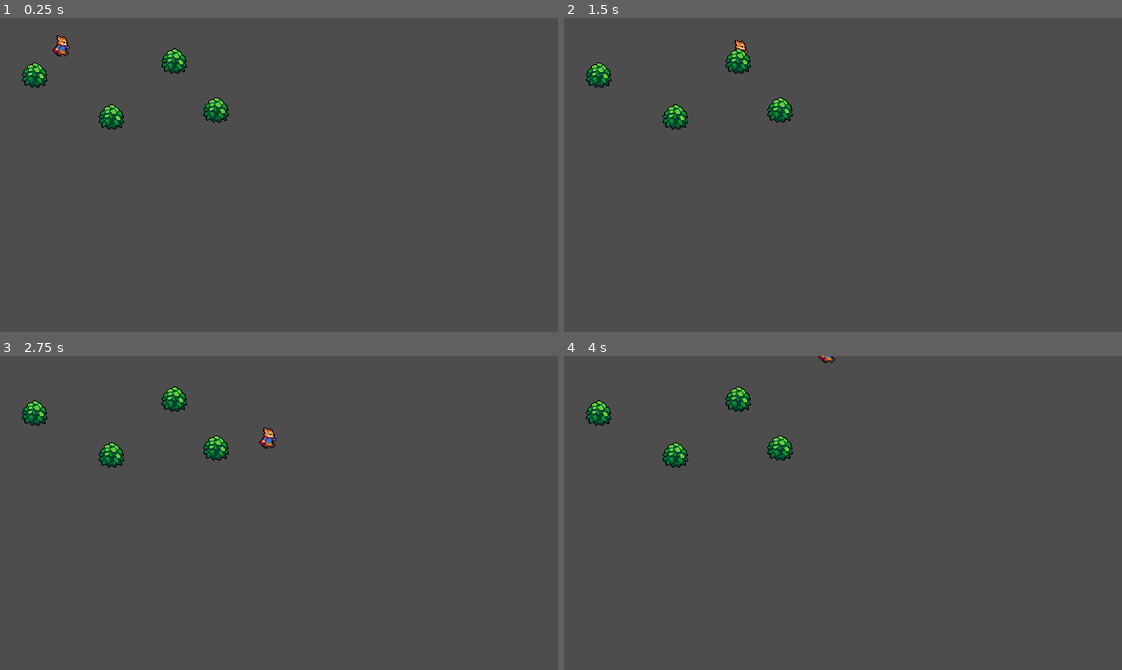
Above: before the commit, frames 1-4 (two rows, left to right).
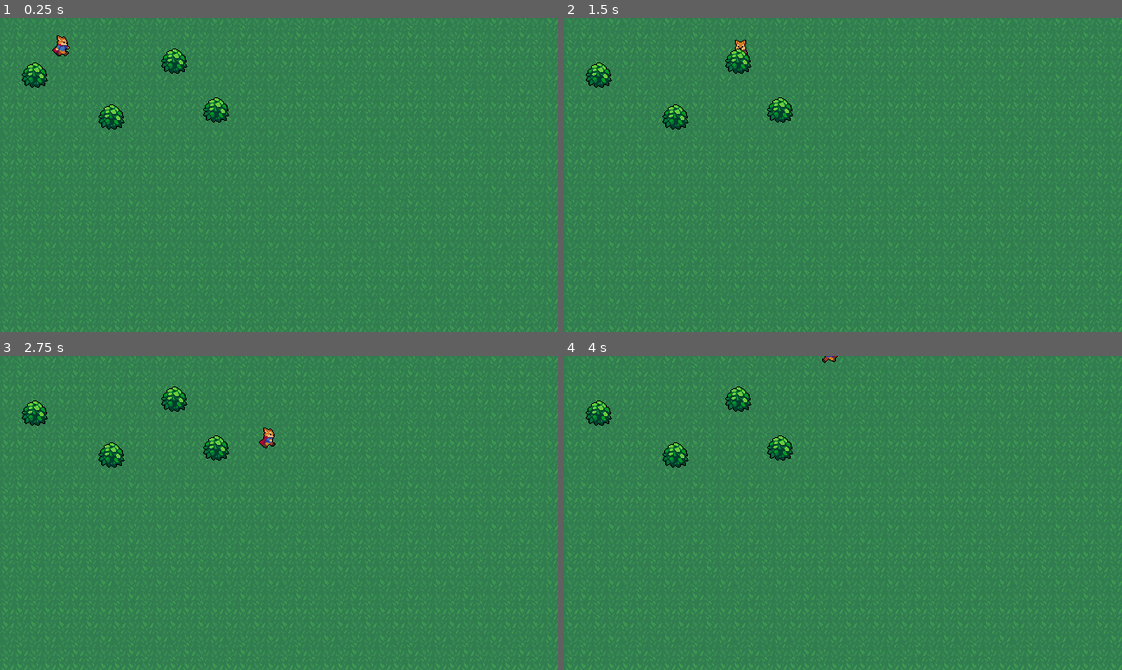
Above: after the commit, the same moments.

Repository: SuunY233/my_first_game
Game: Godot game, scene res://world.tscn
Same seed, same stepped clock (60 frames per second), same inputs: the game is played once before the commit and once after it.
Inputs:
- Up to frame 1 (0.25 s): no input
- Up to frame 2 (1.5 s): tap Enter at 0.5 s; hold Right (ui_right) 0.53-1.28 s; hold Down (ui_down) from 1.28 s (still down)
- Up to frame 3 (2.75 s): release Down (ui_down) at 2.03 s; hold Right (ui_right) from 2.03 s (still down)
- Up to frame 4 (4 s): release Right (ui_right) at 2.78 s; hold Up (ui_up) 2.78-3.53 s; hold Left (ui_left) from 3.53 s (still down)

The runs differ from the first frame. In frame 1, 99% of the frame differs, in the area x 0-100%, y 0-100%; in frame 2, 99%; in frame 3, 99%; in frame 4, 99%.

Commit message:
add animationTree

Diff:
--- a/Player/player.gd
+++ b/Player/player.gd
@@ -4,20 +4,22 @@
 const ACCELERATION = 600.0
 const FRICTION = 1000.0
 
-@onready var animationPlayer = $AnimationPlayer
 @onready var animationTree = $AnimationTree
+@onready var animationState = animationTree.get("parameters/playback")
 
 func _physics_process(delta: float) -> void:
 	var input_dir = Input.get_vector("ui_left", "ui_right", "ui_up", "ui_down")
 	if input_dir != Vector2.ZERO:
-		animationTree.set("parameters/Idel/blend_position", input_dir)
 		animationTree.set("parameters/Run/blend_position", input_dir)
+		animationState.travel("Run")
 		var target_velocity = input_dir * MAX_SPEED
 		velocity = velocity.move_toward(target_velocity, ACCELERATION * delta)
 	else:
+		animationTree.set("parameters/Idle/blend_position", input_dir)
+		animationState.travel("Idle")
 		velocity = velocity.move_toward(Vector2.ZERO, FRICTION * delta)
 	velocity = velocity.limit_length(MAX_SPEED)
 	move_and_slide()
 
 func _process(_delta):
-	global_position = global_position.snapped(Vector2(1, 1))
+	global_position = global_position.snapped(Vector2.ONE)
--- a/Player/player.tscn
+++ b/Player/player.tscn
@@ -7,6 +7,57 @@
 radius = 4.0
 height = 10.0
 
+[sub_resource type="Animation" id="Animation_btcbx"]
+length = 0.001
+tracks/0/type = "value"
+tracks/0/imported = false
+tracks/0/enabled = true
+tracks/0/path = NodePath("Sprite2D:frame")
+tracks/0/interp = 1
+tracks/0/loop_wrap = true
+tracks/0/keys = {
+"times": PackedFloat32Array(0),
+"transitions": PackedFloat32Array(1),
+"update": 1,
+"values": [1]
+}
+
+[sub_resource type="Animation" id="Animation_fhl08"]
+resource_name = "RunDown"
+length = 0.6
+loop_mode = 1
+step = 0.1
+tracks/0/type = "value"
+tracks/0/imported = false
+tracks/0/enabled = true
+tracks/0/path = NodePath("Sprite2D:frame")
+tracks/0/interp = 1
+tracks/0/loop_wrap = true
+tracks/0/keys = {
+"times": PackedFloat32Array(0, 0.1, 0.2, 0.3, 0.4, 0.5),
+"transitions": PackedFloat32Array(1, 1, 1, 1, 1, 1),
+"update": 1,
+"values": [19, 20, 21, 22, 23, 18]
+}
+
+[sub_resource type="Animation" id="Animation_k53q1"]
+resource_name = "RunLeft"
+length = 0.6
+loop_mode = 1
+step = 0.1
+tracks/0/type = "value"
+tracks/0/imported = false
+tracks/0/enabled = true
+tracks/0/path = NodePath("Sprite2D:frame")
+tracks/0/interp = 1
+tracks/0/loop_wrap = true
+tracks/0/keys = {
+"times": PackedFloat32Array(0, 0.1, 0.2, 0.3, 0.4, 0.5),
+"transitions": PackedFloat32Array(1, 1, 1, 1, 1, 1),
+"update": 1,
+"values": [13, 14, 15, 16, 17, 12]
+}
+
 [sub_resource type="Animation" id="Animation_4ntmi"]
 resource_name = "RunRight"
 length = 0.6
@@ -25,21 +76,6 @@
 "values": [1, 2, 3, 4, 5, 0]
 }
 
-[sub_resource type="Animation" id="Animation_btcbx"]
-length = 0.001
-tracks/0/type = "value"
-tracks/0/imported = false
-tracks/0/enabled = true
-tracks/0/path = NodePath("Sprite2D:frame")
-tracks/0/interp = 1
-tracks/0/loop_wrap = true
-tracks/0/keys = {
-"times": PackedFloat32Array(0),
-"transitions": PackedFloat32Array(1),
-"update": 1,
-"values": [1]
-}
-
 [sub_resource type="Animation" id="Animation_gwnis"]
 resource_name = "RunUp"
 length = 0.6
@@ -58,44 +94,44 @@
 "values": [7, 8, 9, 10, 11, 6]
 }
 
-[sub_resource type="Animation" id="Animation_k53q1"]
-resource_name = "RunLeft"
-length = 0.6
-loop_mode = 1
-step = 0.1
-tracks/0/type = "value"
-tracks/0/imported = false
-tracks/0/enabled = true
-tracks/0/path = NodePath("Sprite2D:frame")
-tracks/0/interp = 1
-tracks/0/loop_wrap = true
-tracks/0/keys = {
-"times": PackedFloat32Array(0, 0.1, 0.2, 0.3, 0.4, 0.5),
-"transitions": PackedFloat32Array(1, 1, 1, 1, 1, 1),
-"update": 1,
-"values": [13, 14, 15, 16, 17, 12]
-}
-
-[sub_resource type="Animation" id="Animation_fhl08"]
-resource_name = "RunDown"
-length = 0.6
-loop_mode = 1
-step = 0.1
-tracks/0/type = "value"
-tracks/0/imported = false
-tracks/0/enabled = true
-tracks/0/path = NodePath("Sprite2D:frame")
-tracks/0/interp = 1
-tracks/0/loop_wrap = true
-tracks/0/keys = {
-"times": PackedFloat32Array(0, 0.1, 0.2, 0.3, 0.4, 0.5),
-"transitions": PackedFloat32Array(1, 1, 1, 1, 1, 1),
-"update": 1,
-"values": [19, 20, 21, 22, 23, 18]
+[sub_resource type="Animation" id="Animation_x3vf3"]
+resource_name = "IdleDown"
+length = 0.1
+loop_mode = 1
+step = 0.1
+tracks/0/type = "value"
+tracks/0/imported = false
+tracks/0/enabled = true
+tracks/0/path = NodePath("Sprite2D:frame")
+tracks/0/interp = 1
+tracks/0/loop_wrap = true
+tracks/0/keys = {
+"times": PackedFloat32Array(0),
+"transitions": PackedFloat32Array(1),
+"update": 1,
+"values": [18]
+}
+
+[sub_resource type="Animation" id="Animation_od3ui"]
+resource_name = "IdleUp"
+length = 0.1
+loop_mode = 1
+step = 0.1
+tracks/0/type = "value"
+tracks/0/imported = false
+tracks/0/enabled = true
+tracks/0/path = NodePath("Sprite2D:frame")
+tracks/0/interp = 1
+tracks/0/loop_wrap = true
+tracks/0/keys = {
+"times": PackedFloat32Array(0),
+"transitions": PackedFloat32Array(1),
+"update": 1,
+"values": [6]
 }
 
 [sub_resource type="Animation" id="Animation_vtle1"]
-resource_name = "IdelRight"
+resource_name = "IdleRight"
 length = 0.1
 loop_mode = 1
 step = 0.1
@@ -112,26 +148,8 @@
 "values": [0]
 }
 
-[sub_resource type="Animation" id="Animation_od3ui"]
-resource_name = "IdelUp"
-length = 0.1
-loop_mode = 1
-step = 0.1
-tracks/0/type = "value"
-tracks/0/imported = false
-tracks/0/enabled = true
-tracks/0/path = NodePath("Sprite2D:frame")
-tracks/0/interp = 1
-tracks/0/loop_wrap = true
-tracks/0/keys = {
-"times": PackedFloat32Array(0),
-"transitions": PackedFloat32Array(1),
-"update": 1,
-"values": [6]
-}
-
 [sub_resource type="Animation" id="Animation_00tjw"]
-resource_name = "IdelLeft"
+resource_name = "IdleLeft"
 length = 0.1
 loop_mode = 1
 step = 0.1
@@ -146,32 +164,14 @@
 "transitions": PackedFloat32Array(1),
 "update": 1,
 "values": [12]
-}
-
-[sub_resource type="Animation" id="Animation_x3vf3"]
-resource_name = "IdelDown"
-length = 0.1
-loop_mode = 1
-step = 0.1
-tracks/0/type = "value"
-tracks/0/imported = false
-tracks/0/enabled = true
-tracks/0/path = NodePath("Sprite2D:frame")
-tracks/0/interp = 1
-tracks/0/loop_wrap = true
-tracks/0/keys = {
-"times": PackedFloat32Array(0),
-"transitions": PackedFloat32Array(1),
-"update": 1,
-"values": [18]
 }
 
 [sub_resource type="AnimationLibrary" id="AnimationLibrary_gwnis"]
 _data = {
-&"IdelDown": SubResource("Animation_x3vf3"),
-&"IdelLeft": SubResource("Animation_00tjw"),
-&"IdelRight": SubResource("Animation_vtle1"),
-&"IdelUp": SubResource("Animation_od3ui"),
+&"IdleDown": SubResource("Animation_x3vf3"),
+&"IdleLeft": SubResource("Animation_00tjw"),
+&"IdleRight": SubResource("Animation_vtle1"),
+&"IdleUp": SubResource("Animation_od3ui"),
 &"RESET": SubResource("Animation_btcbx"),
 &"RunDown": SubResource("Animation_fhl08"),
 &"RunLeft": SubResource("Animation_k53q1"),
@@ -236,12 +236,12 @@
 [sub_resource type="AnimationNodeStateMachineTransition" id="AnimationNodeStateMachineTransition_btcbx"]
 
 [sub_resource type="AnimationNodeStateMachine" id="AnimationNodeStateMachine_4ntmi"]
-states/Idel/node = SubResource("AnimationNodeBlendSpace2D_fhl08")
-states/Idel/position = Vector2(340, 100.925)
+states/Idle/node = SubResource("AnimationNodeBlendSpace2D_fhl08")
+states/Idle/position = Vector2(340, 100.925)
 states/Run/node = SubResource("AnimationNodeBlendSpace2D_x3vf3")
 states/Run/position = Vector2(515.3334, 98.76924)
 states/Start/position = Vector2(166.66667, 99.91038)
-transitions = ["Start", "Idel", SubResource("AnimationNodeStateMachineTransition_vtle1"), "Idel", "Run", SubResource("AnimationNodeStateMachineTransition_4ntmi"), "Run", "Idel", SubResource("AnimationNodeStateMachineTransition_btcbx")]
+transitions = ["Start", "Idle", SubResource("AnimationNodeStateMachineTransition_vtle1"), "Idle", "Run", SubResource("AnimationNodeStateMachineTransition_4ntmi"), "Run", "Idle", SubResource("AnimationNodeStateMachineTransition_btcbx")]
 
 [node name="Player" type="CharacterBody2D"]
 script = ExtResource("1_4ntmi")
@@ -265,5 +265,5 @@
 [node name="AnimationTree" type="AnimationTree" parent="."]
 tree_root = SubResource("AnimationNodeStateMachine_4ntmi")
 anim_player = NodePath("../AnimationPlayer")
-parameters/Idel/blend_position = Vector2(0, 0)
+parameters/Idle/blend_position = Vector2(0, 0)
 parameters/Run/blend_position = Vector2(0, 0)
--- a/world.tscn
+++ b/world.tscn
@@ -1,11 +1,19 @@
-[gd_scene load_steps=4 format=3 uid="uid://d2ldvpmxfxrty"]
+[gd_scene load_steps=5 format=3 uid="uid://d2ldvpmxfxrty"]
 
 [ext_resource type="PackedScene" uid="uid://b7l0x8uhintra" path="res://Player/player.tscn" id="1_f3sb7"]
 [ext_resource type="Script" uid="uid://bsksxcktpc577" path="res://World/world.gd" id="1_tlwt5"]
+[ext_resource type="Texture2D" uid="uid://c3dtfnwa3nsn3" path="res://World/GrassBackground.png" id="2_aqk2v"]
 [ext_resource type="PackedScene" uid="uid://b4rmb7qaur6wx" path="res://World/bush.tscn" id="2_fj7yv"]
 
 [node name="World" type="Node2D"]
 script = ExtResource("1_tlwt5")
+
+[node name="Background" type="Sprite2D" parent="."]
+texture_repeat = 2
+texture = ExtResource("2_aqk2v")
+centered = false
+region_enabled = true
+region_rect = Rect2(0, 0, 640, 360)
 
 [node name="Player" parent="." instance=ExtResource("1_f3sb7")]
 position = Vector2(72, 40)
